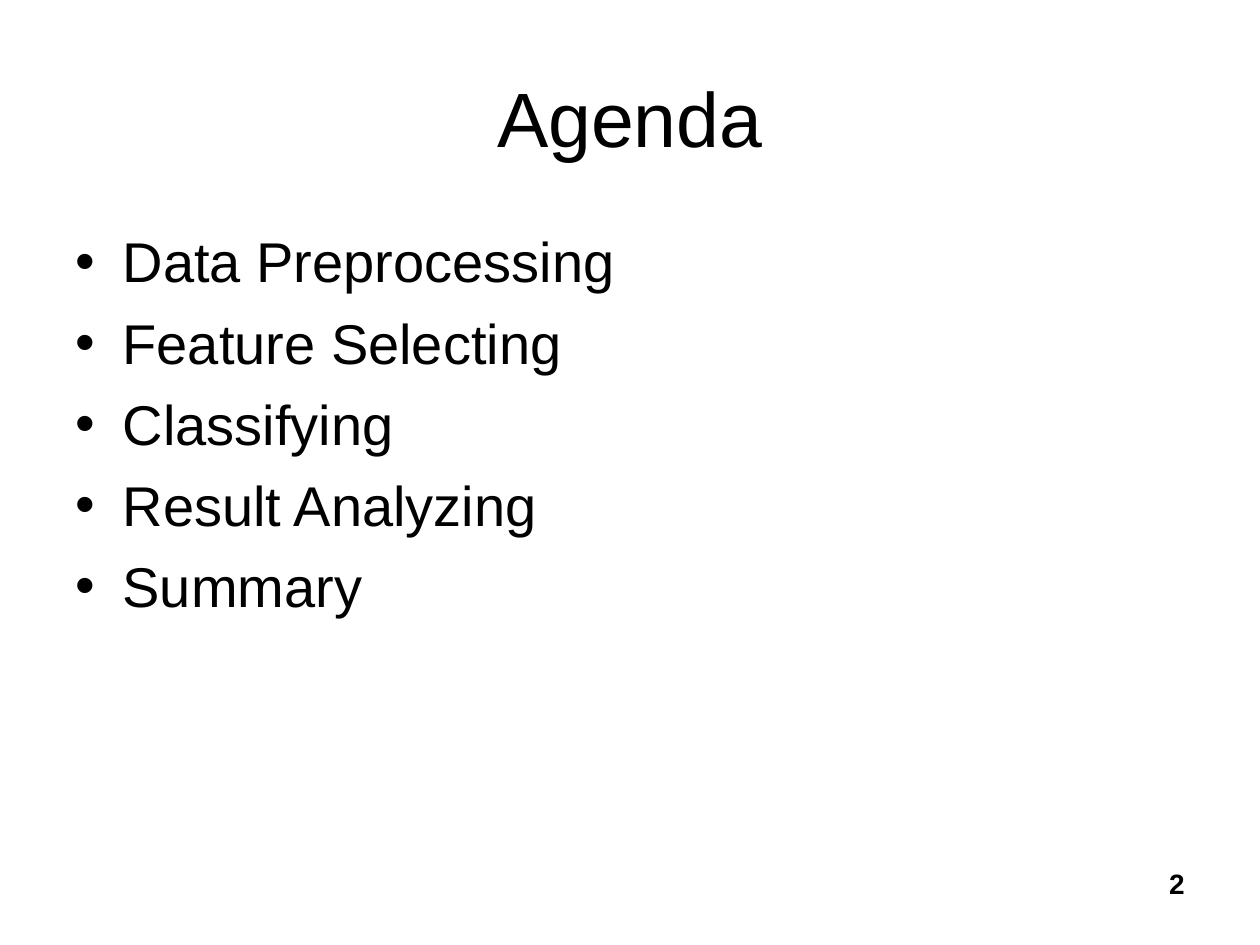
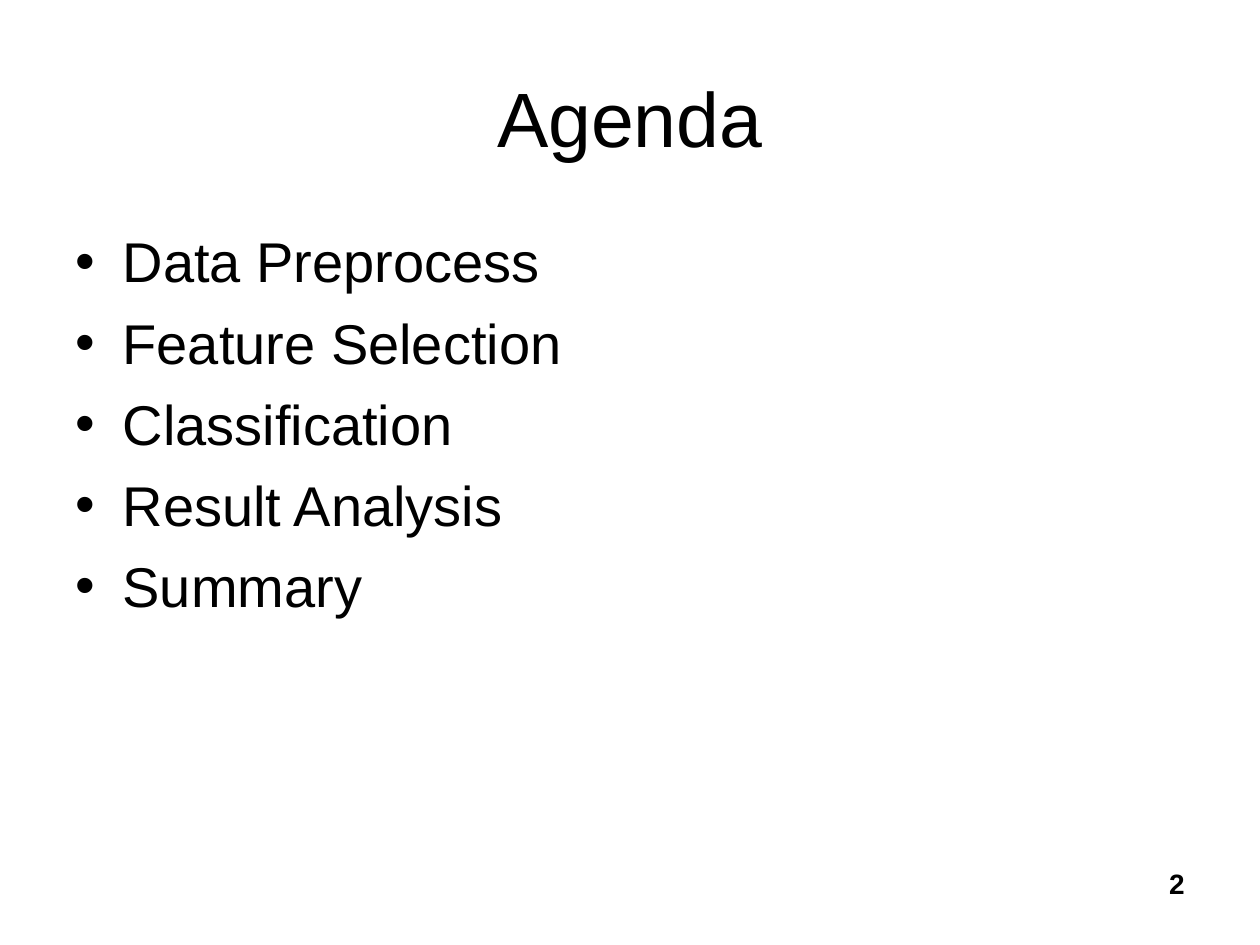
Before and after one commit to tallshort/nlpcourse, a slide deck: slide 2 of reports/NLP Project 1.ppt. Drawn at 1260x945 pixels with LibreOffice and Linux fonts; fonts in the diff are those of the drawing. Boxes give left, top, right and bottom in pixels: in the first picture for what was removed or moved away, otherwise in the second. Text is boxed around its words. In the diff, an @@ line names an element or a change of style, - is before the commit and + after.

```diff
--- a/reports/NLP Project 1.ppt
+++ b/reports/NLP Project 1.ppt
@@ text at box(123, 243, 561, 537): text changed @@
-• Data Preprocessing
-• Feature Selecting
-• Classifying
-• Result Analyzing
+• Data Preprocess
+• Feature Selection
+• Classification
+• Result Analysis
```
Also in this commit, not shown: 10 other slides changed, 1 slide removed.
